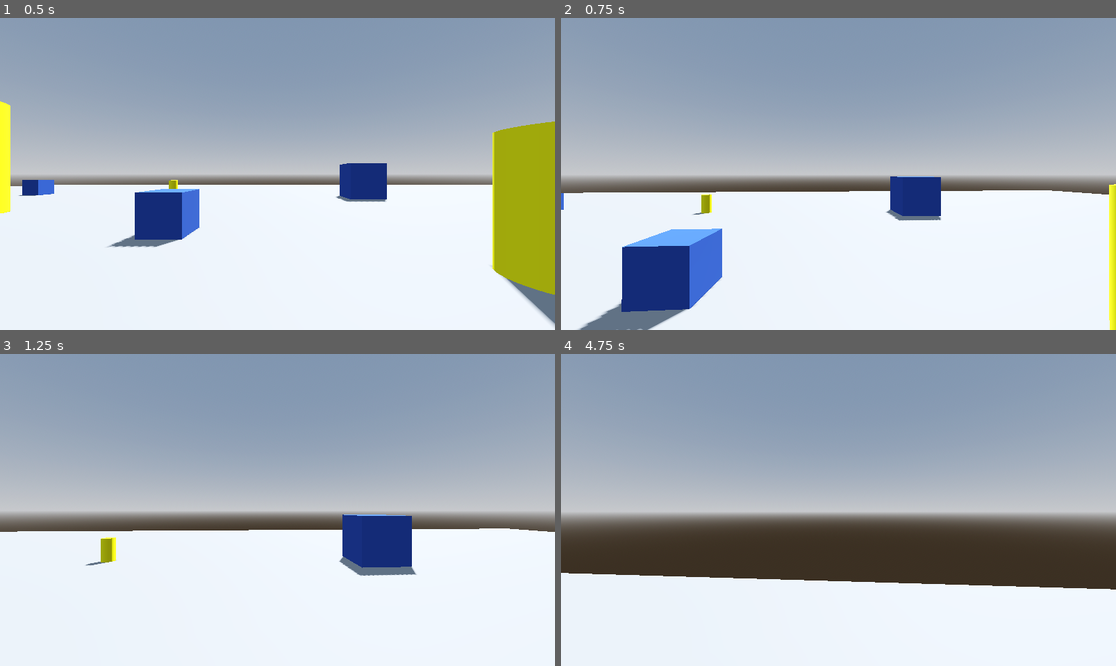
Above: before the commit, frames 1-4 (two rows, left to right).
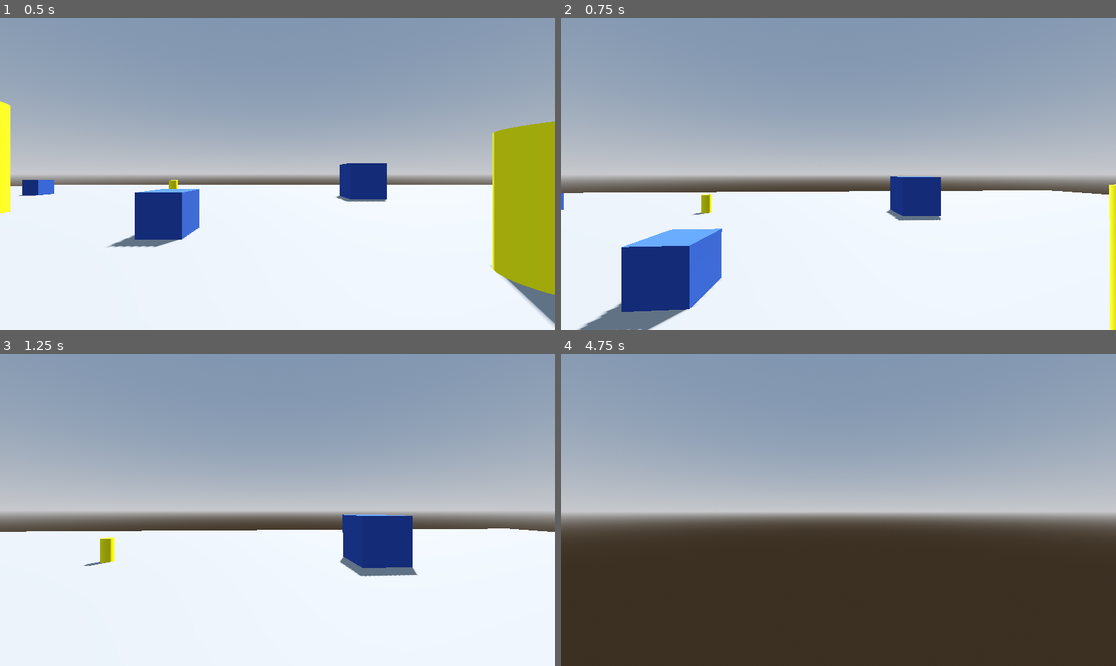
Above: after the commit, the same moments.

Repository: mellandm1350/Look-To-The-Sky
Game: Godot game, scene res://Scenes/main.tscn
Two runs of this game, one before a commit and one after it. Both use one fixed random seed, a clock stepped at 60 frames per second and the inputs below.
Inputs (mouse positions are in pixels of both pictures, inside the frame that each line leads up to):
- Up to frame 1 (0.5 s): no input
- Up to frame 2 (0.75 s): move the mouse to (866, 174) at 0.52 s; hold W (move_forward) from 0.53 s (still down); hold Space (jump) from 0.53 s (still down)
- Up to frame 3 (1.25 s): keep holding W (move_forward); keep holding Space (jump)
- Up to frame 4 (4.75 s): keep holding W (move_forward); move the mouse to (810, 510) at 1.27 s; release Space (jump) at 1.28 s; tap Ctrl (crouch) at 1.35, 2.85, 4.35 s; tap Space (jump) at 1.52, 1.55, 1.82, 3.02, 3.05, 3.32, 4.52, 4.55 s; move the mouse to (849, 503) at 2.02 s; hold Space (jump) 2.03-2.78 s; move the mouse to (832, 516) at 2.77 s; move the mouse to (877, 513) at 3.52 s; hold Space (jump) 3.53-4.28 s; move the mouse to (794, 506) at 4.27 s

Frame 1 is identical in both runs. In frame 2, less than 0.1% of the frame differs, in the area x 4-100%, y 53-100%; in frame 3, 0.2%; in frame 4, 27%, in the area x 0-100%, y 70-100%.

Commit message:
Improved movement
Added side hopping and player still slightly moves when releasing movement key(s)

Diff:
--- a/Scripts/Player.gd
+++ b/Scripts/Player.gd
@@ -1,46 +1,60 @@
 extends CharacterBody3D
 
-
-var speed = 5.0
 const JUMP_VELOCITY = 4.5
 
 # Get the gravity from the project settings to be synced with RigidBody nodes.
 var gravity = ProjectSettings.get_setting("physics/3d/default_gravity")
+var speed = 5.0
 
 func _input(event):
 	#Rotate player model when mouse is moved left or right
 	if event is InputEventMouseMotion:
 		rotate(Vector3.UP, -event.relative.x * 0.001)
 
-	#Have speed slower when not moving forward
-	if Input.is_action_pressed("move_backward"):
-		speed = 3.5
-	elif Input.is_action_pressed("move_left") or Input.is_action_pressed("move_right"):
-		speed = 4.0
-	else:
-		speed = 5.0
-
 func _physics_process(delta):
+	print("Speed is: ", speed)
 	# Add the gravity.
 	if not is_on_floor():
 		velocity.y -= gravity * delta
+
+	#Have speed slower when not moving forward
+	if Input.is_action_pressed("move_forward"):
+		speed += 0.01
+		if speed > 10:
+			speed = 10
+	else:
+		speed = 5
 
 	# Handle jump.
 	if Input.is_action_just_pressed("jump") and is_on_floor():
 		velocity.y = JUMP_VELOCITY
 
+	if Input.is_action_pressed("jump") and Input.is_action_pressed("move_left"):
+		velocity.y -= (gravity*2) * delta
+		speed = 7
+	if Input.is_action_pressed("jump") and Input.is_action_pressed("move_right"):
+		velocity.y -= (gravity*2) * delta
+		speed = 7
 	# Get the input direction and handle the movement/deceleration.
 	# As good practice, you should replace UI actions with custom gameplay actions.
 	#Input.get_vector goes by neg(x), pos(x), neg(y), pos(y)
 	#X is horizontal and Z is forward and backward
 	var input_dir = Input.get_vector("move_left", "move_right", "move_forward", "move_backward")
 	var direction = (transform.basis * Vector3(input_dir.x, 0, input_dir.y)).normalized()
-	if direction:
-		velocity.x = direction.x * speed
-		velocity.z = direction.z * speed
+
+	#Make sure player is still on the floor
+	if is_on_floor():
+		if direction:
+			velocity.x = direction.x * speed
+			velocity.z = direction.z * speed
+		else:
+			#slows player instead of instantly stopping
+			velocity.x = lerp(velocity.x, direction.x * speed, delta * 6.0)
+			velocity.z = lerp(velocity.z, direction.z * speed, delta * 6.0)
 	else:
-		velocity.x = move_toward(velocity.x, 0, speed)
-		velocity.z = move_toward(velocity.z, 0, speed)
+		#Allow player to still move in air when movement is no longer pressed
+		velocity.x = lerp(velocity.x, direction.x * speed, delta * 2.0)
+		velocity.z = lerp(velocity.z, direction.z * speed, delta * 2.0)
 
 	#TODO Fix jitter from crouching down
 	if Input.is_action_pressed("crouch"):
